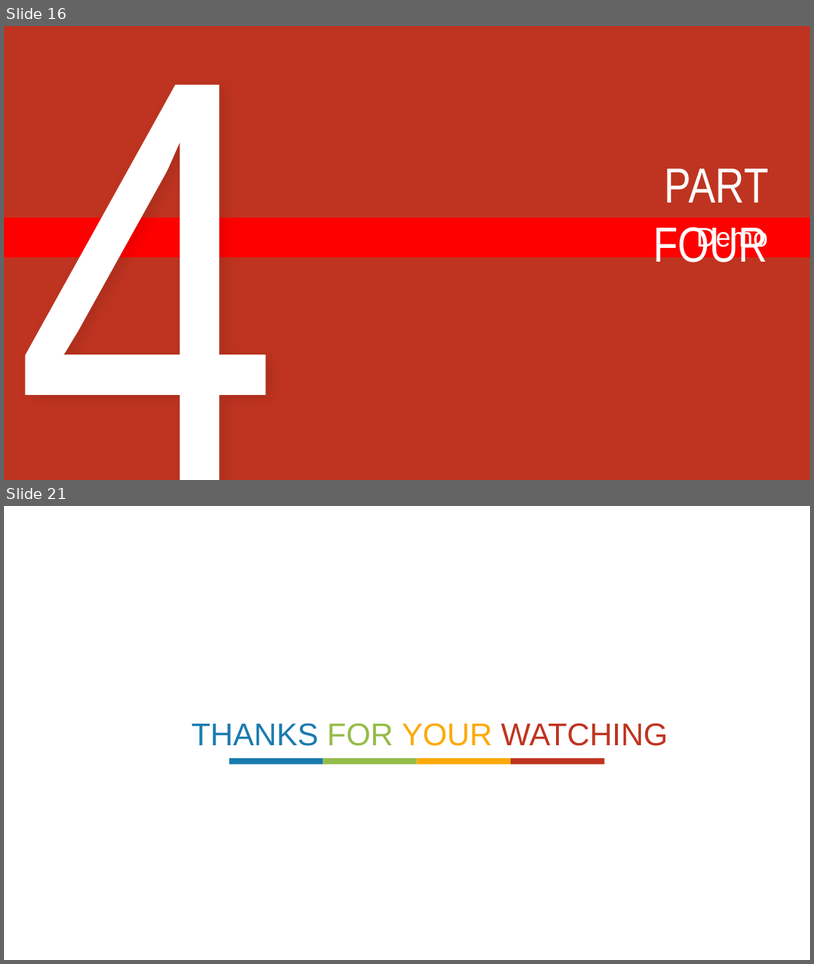
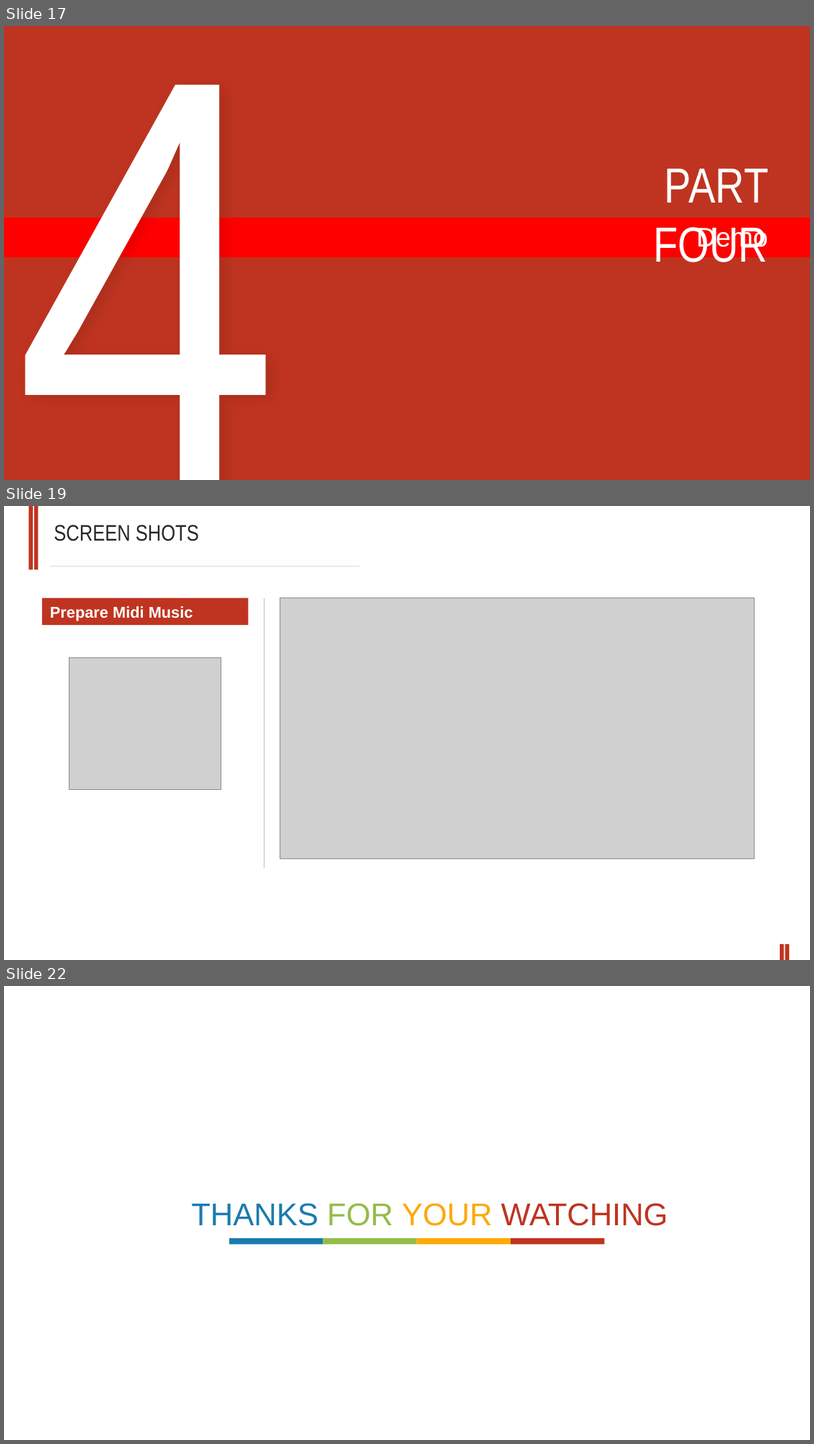
Before and after one commit to yingy4/Team4-Final-Project, a slide deck: Final Presentation.pptx. Shown one above the other, each under a label of ours: slides 16 and 21 before the commit, slides 17, 19 and 22 after it; the slides between them are not shown. The pictures are 814x964 and 814x1444 pixels, drawn with LibreOffice and Linux fonts; fonts in the diff are those of the drawing; grey boxes stand for pictures. Boxes give left, top, right and bottom in pixels: in the first picture for what was removed or moved away, otherwise in the second. Text is boxed around its words. In the diff, an @@ line names an element or a change of style, - is before the commit and + after.

```diff
--- a/Final Presentation.pptx
+++ b/Final Presentation.pptx
@@ slide 19 added at bbox=[4, 506, 810, 960], background #FFFFFF @@
@@ rectangle added at bbox=[29, 506, 33, 569], fill #BF3420 @@
@@ rectangle added at bbox=[34, 506, 38, 569], fill #BF3420 @@
@@ text added at bbox=[54, 525, 199, 541], 20 pt, text #262626 @@
+SCREEN SHOTS
@@ line added from (50, 566) to (360, 566), #D9D9D9 0.75 pt @@
@@ rectangle added at bbox=[42, 598, 248, 626], fill #BF3420, 14 pt, text #FFFFFF, bold @@
+Prepare Midi Music
@@ line added from (265, 598) to (265, 868), #BFBFBF 0.75 pt @@
@@ picture added at bbox=[280, 598, 756, 858] @@
@@ picture added at bbox=[70, 658, 221, 790] @@
@@ rectangle added at bbox=[781, 944, 784, 960], fill #BF3420 @@
@@ rectangle added at bbox=[785, 944, 790, 960], fill #BF3420 @@
@@ what was slide 16 is now slide 17 @@
@@ what was slide 21 is now slide 22 @@
```
Also in this commit, not shown: 2 slides changed, 4 other slides added, 4 slides removed.
